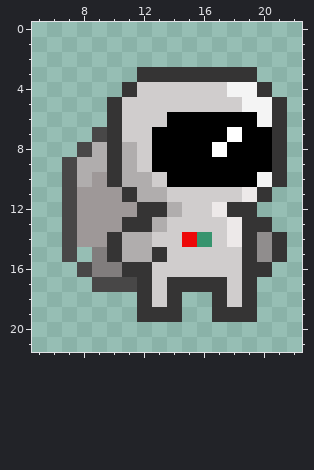
One commit to this pixel-art file: Personajes/Astronauta.ase. This is how it looked before the edit.
32x32 pixels, 1 frame. Shown: x 5..22, y 0..21.
After:
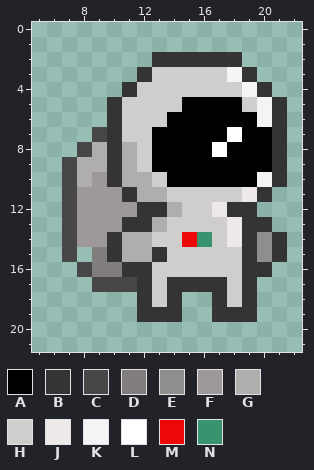
Palette (. is transparent): A #000000  B #353434  C #484747  D #817d7d  E #908d8d  F #9e9898  G #b0adad  H #d0cdcd  J #ede9e9  K #f4f4f4  L #ffffff  M #ed0808  N #37946e
From the commit log: fix: fixing up the `Casco` the Astronaut
Diff:
Layer "Casco":
y 2: x 13..18 ...... -> BBBBBB
y 3: x 13..18 BBBBBB -> HHHHHK
y 4: x 18 K -> H
y 5: x 15..19 HHHHK -> AAAAH
Pixel boxes of the changes (left, top, right, bottom) in both pictures:
changed: (152, 52, 257, 112)
